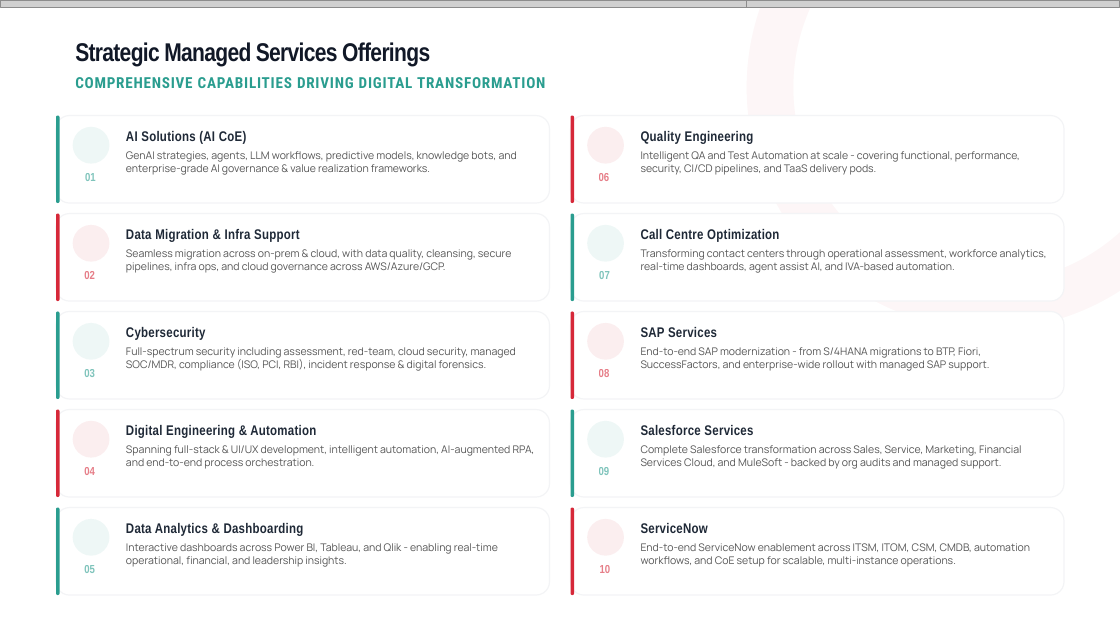
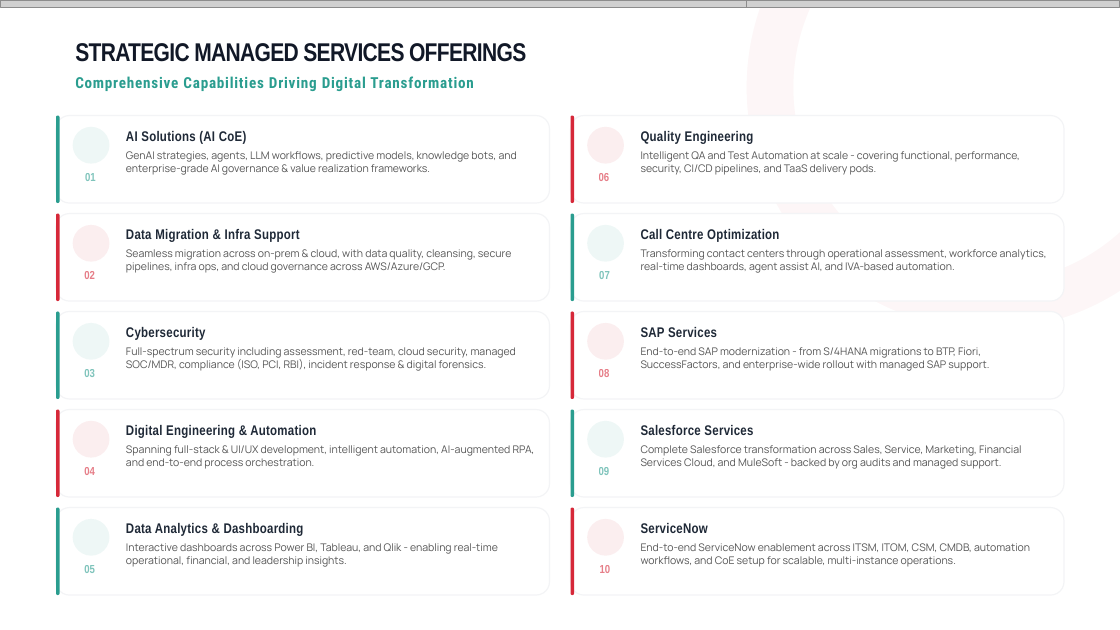
Before and after one commit to athu07/Deck-Engine, a slide deck: slide 34 of data/decks/WORKING_COPY_Master_Deck.pptx (slide 21 before the commit). Drawn at 1120x630 pixels with LibreOffice and Linux fonts; fonts in the diff are those of the drawing; grey boxes stand for pictures; background and template pictures are left out. Boxes give left, top, right and bottom in pixels: in the first picture for what was removed or moved away, otherwise in the second. Text is boxed around its words. In the diff, an @@ line names an element or a change of style, - is before the commit and + after.

```diff
--- a/data/decks/WORKING_COPY_Master_Deck.pptx
+++ b/data/decks/WORKING_COPY_Master_Deck.pptx
@@ text at bbox=[75, 43, 526, 62]: text changed @@
-Strategic Managed Services Offerings
+STRATEGIC MANAGED SERVICES OFFERINGS
@@ text at bbox=[75, 76, 473, 91]: text changed @@
-COMPREHENSIVE CAPABILITIES DRIVING DIGITAL TRANSFORMATION
+Comprehensive Capabilities Driving Digital Transformation
```
Also in this commit, not shown: 13 other slides changed, 17 slides added, 116 slides removed, 30 other files.
